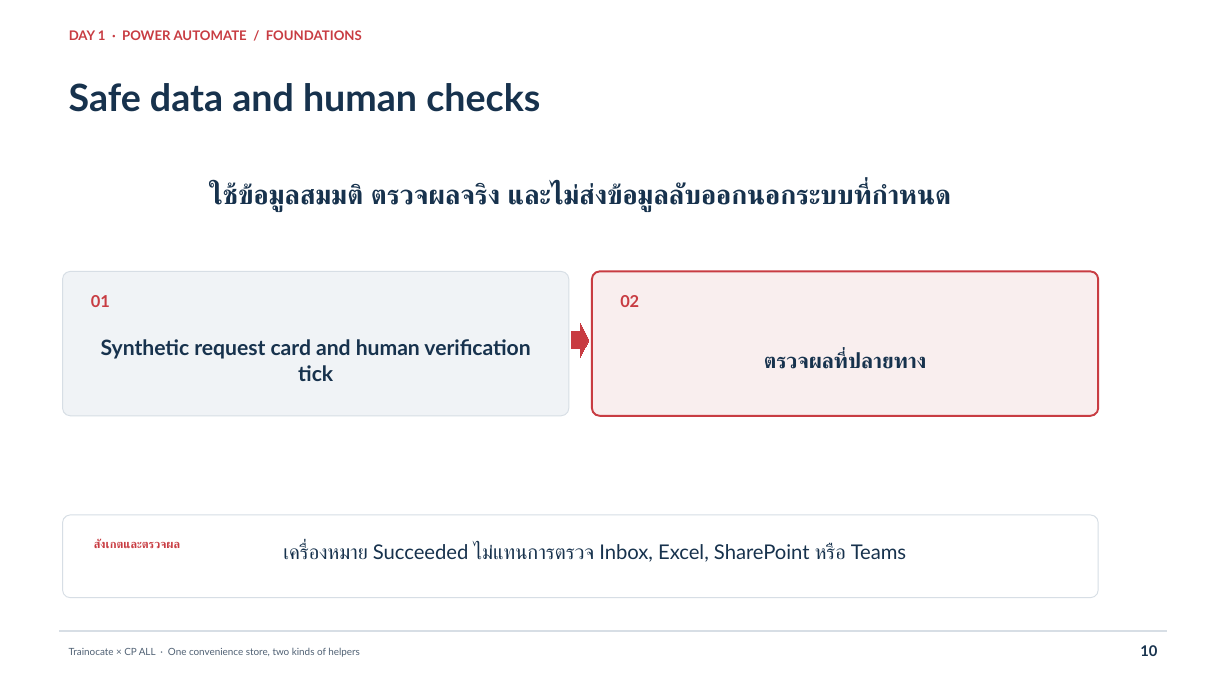
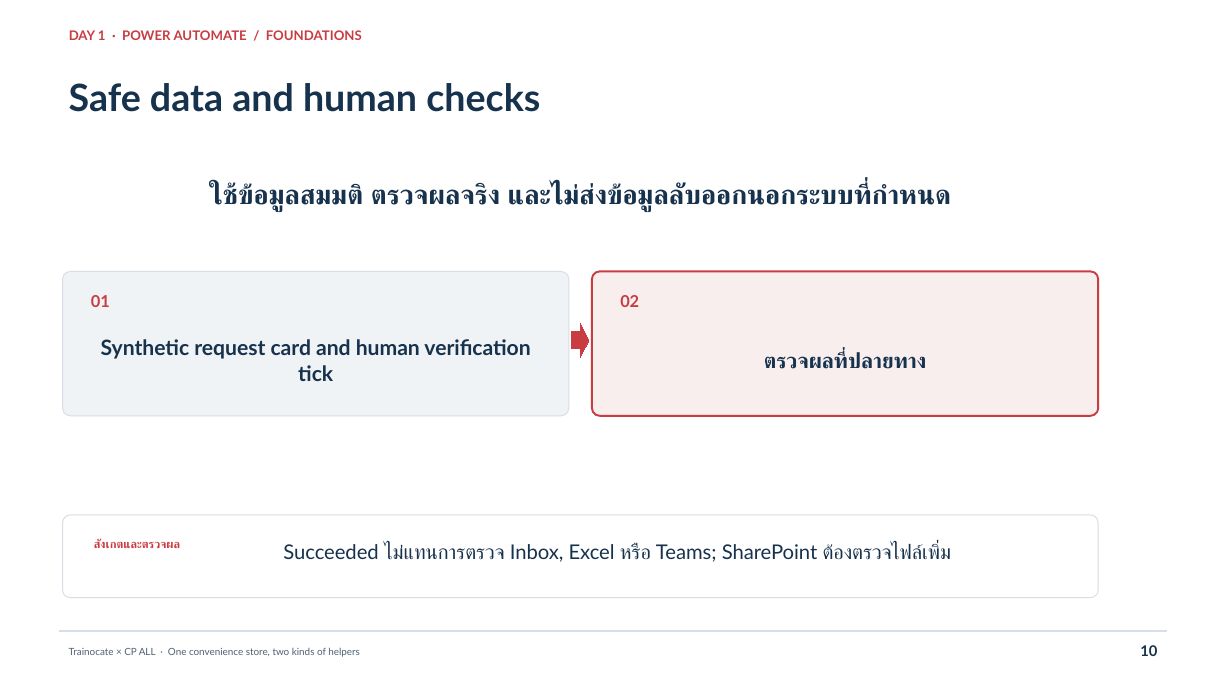
Before and after one commit to teerasej/cpall-gosoft-power-automate-2026, a slide deck: slide 10 of docs/public/downloads/CPAll-Power-Automate-Day-1.pptx. Drawn at 1232x693 pixels with LibreOffice and Linux fonts; fonts in the diff are those of the drawing. Boxes give left, top, right and bottom in pixels: in the first picture for what was removed or moved away, otherwise in the second. Text is boxed around its words. In the diff, an @@ line names an element or a change of style, - is before the commit and + after.

Commit message:
Make SharePoint an optional Day 1 extension

```diff
--- a/docs/public/downloads/CPAll-Power-Automate-Day-1.pptx
+++ b/docs/public/downloads/CPAll-Power-Automate-Day-1.pptx
@@ text at [283, 543, 951, 562]: text changed @@
-เครื่องหมาย Succeeded ไม่แทนการตรวจ Inbox, Excel, SharePoint หรือ Teams
+Succeeded ไม่แทนการตรวจ Inbox, Excel หรือ Teams; SharePoint ต้องตรวจไฟล์เพิ่ม
```
Also in this commit, not shown: 7 other slides changed, 13 other files.
